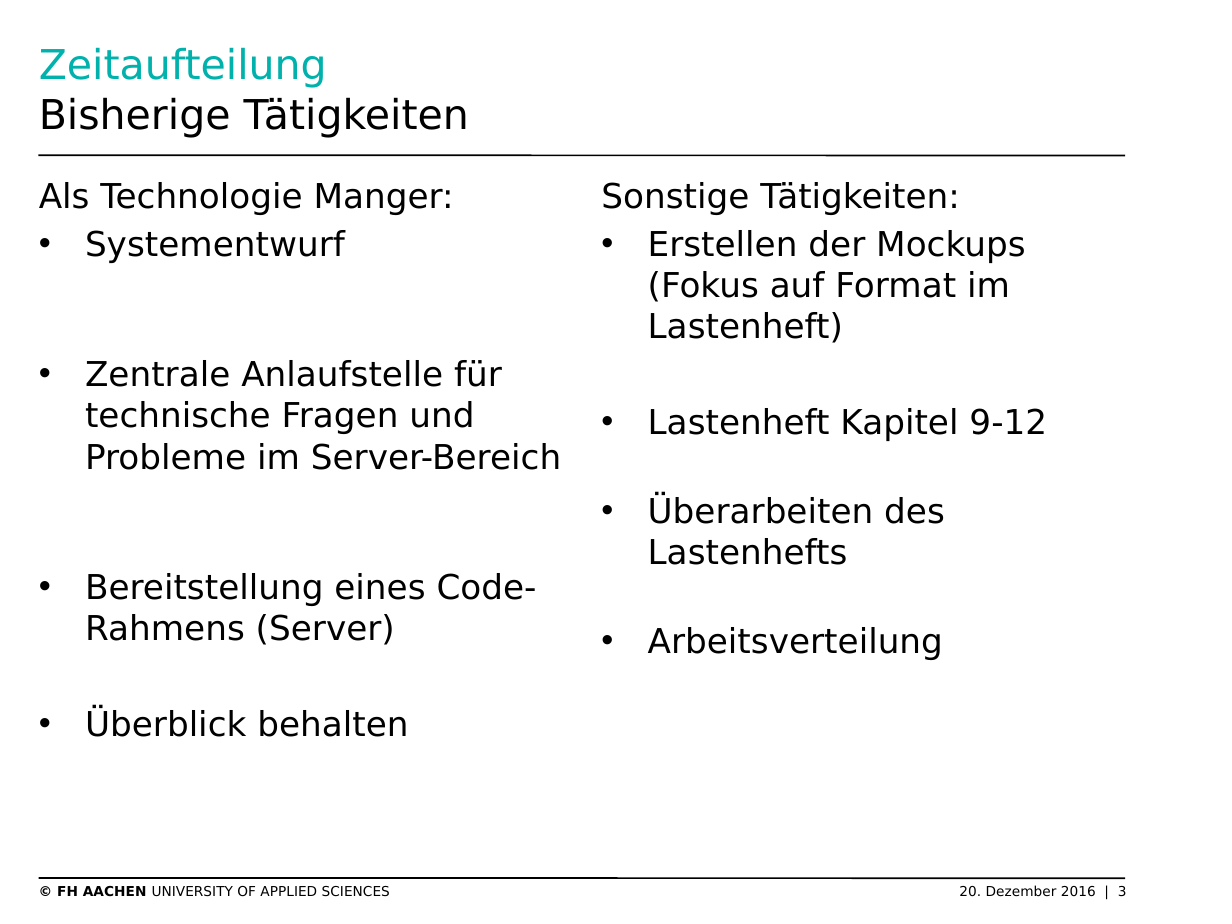
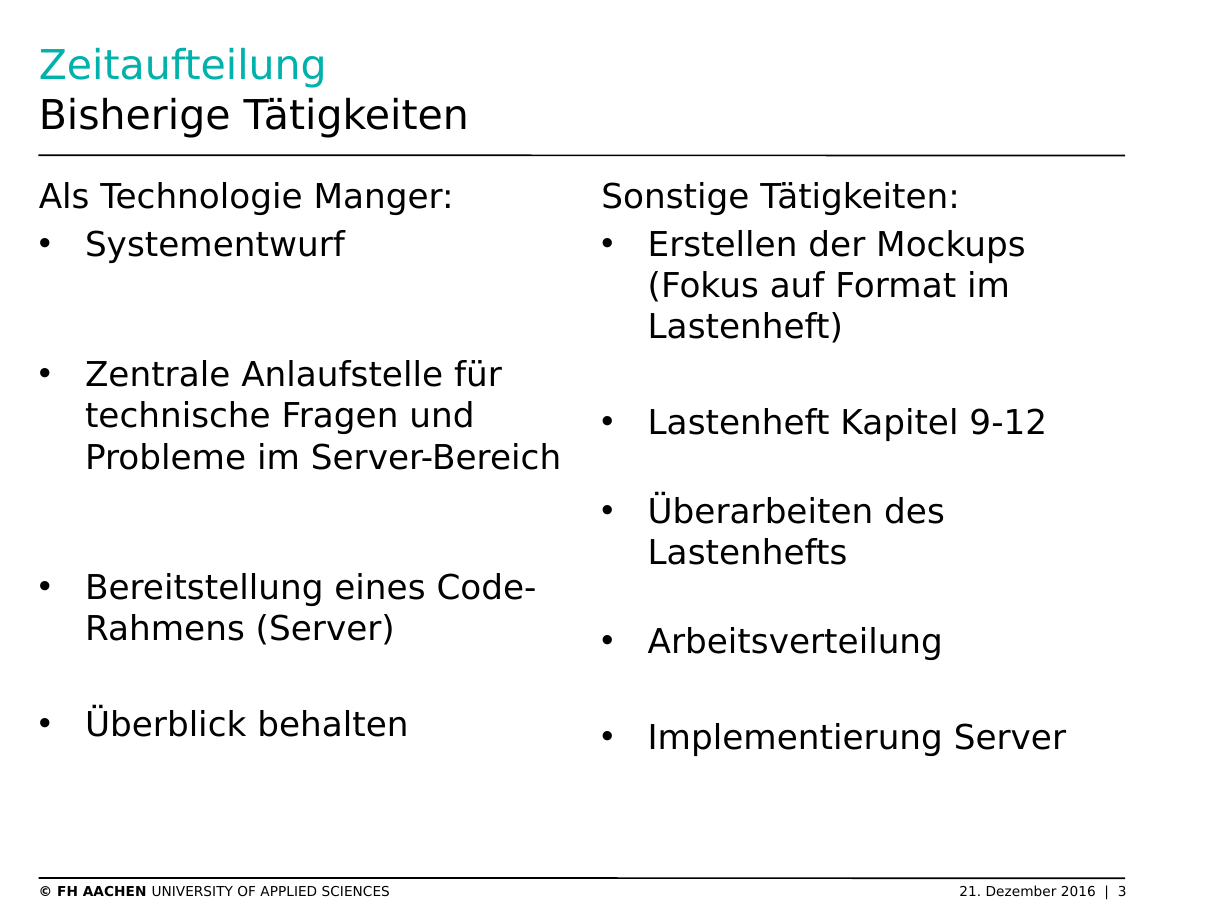
Before and after one commit to thomasgor/swe, a slide deck: slide 3 of Dokumente/Coaching/2016-12-21/2016-12-07 Rollentätigkeit Thomas Gorgels.pptx. Drawn at 1232x924 pixels with LibreOffice and Linux fonts; fonts in the diff are those of the drawing; background and template pictures are left out. Boxes give left, top, right and bottom in pixels: in the first picture for what was removed or moved away, otherwise in the second. Text is boxed around its words. In the diff, an @@ line names an element or a change of style, - is before the commit and + after.

```diff
--- a/Dokumente/Coaching/2016-12-21/2016-12-07 Rollentätigkeit Thomas Gorgels.pptx
+++ b/Dokumente/Coaching/2016-12-21/2016-12-07 Rollentätigkeit Thomas Gorgels.pptx
@@ text at (648,723,1066,756): paragraph added @@
+• Implementierung Server
@@ text at (57,885,1127,897): text changed @@
-© FH AACHEN UNIVERSITY OF APPLIED SCIENCES 20. Dezember 2016 | 3
+© FH AACHEN UNIVERSITY OF APPLIED SCIENCES 21. Dezember 2016 | 3
```
Also in this commit, not shown: 2 other slides changed.
